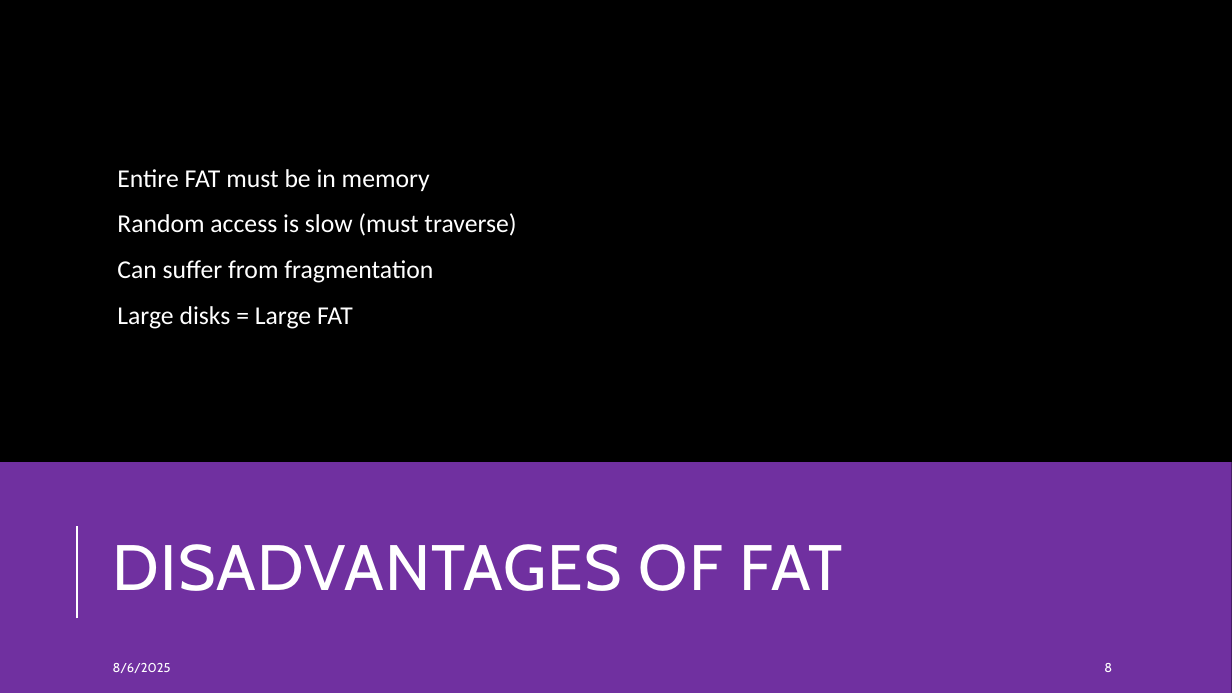
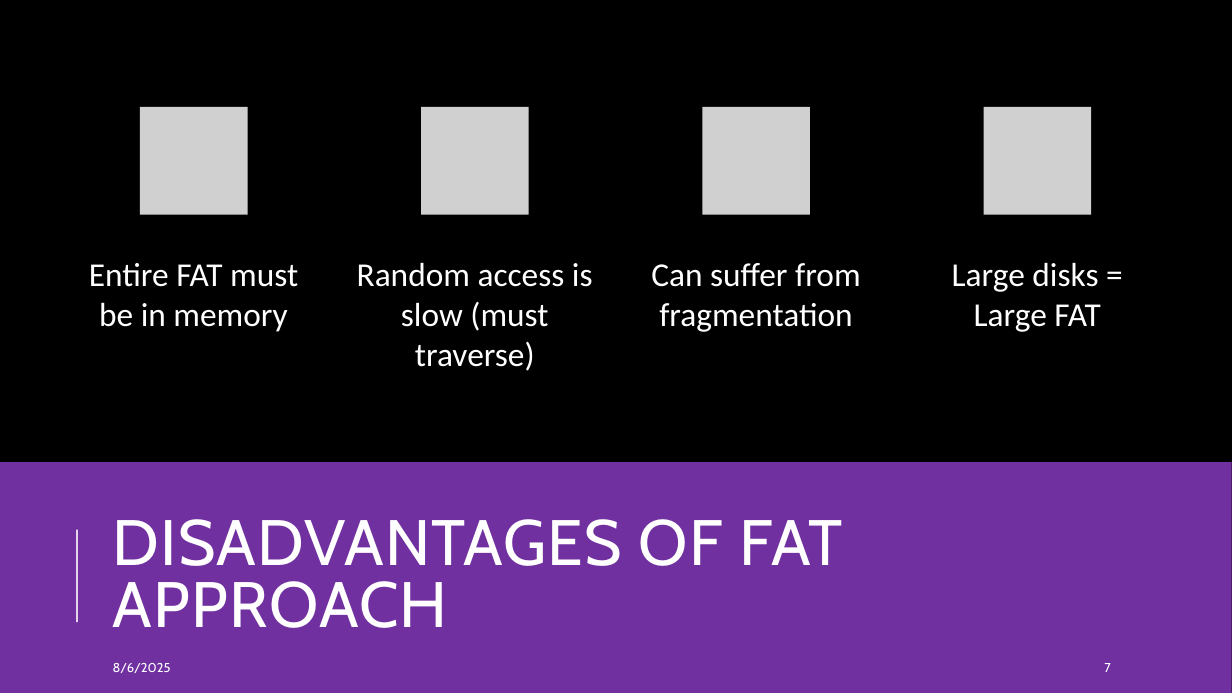
Before and after one commit to AyuTUL/IV, a slide deck: slide 7 of OS/Linked-List Allocation Using a Table in Memory.pptx (slide 8 before the commit). Drawn at 1232x693 pixels with LibreOffice and Linux fonts; fonts in the diff are those of the drawing; grey boxes stand for pictures. Boxes give left, top, right and bottom in pixels: in the first picture for what was removed or moved away, otherwise in the second. Text is boxed around its words. In the diff, an @@ line names an element or a change of style, - is before the commit and + after.

Commit message:
06aug2025

```diff
--- a/OS/Linked-List Allocation Using a Table in Memory.pptx
+++ b/OS/Linked-List Allocation Using a Table in Memory.pptx
@@ text removed at box(117, 169, 516, 329) @@
-  Entire FAT must be in memory
-  Random access is slow (must traverse)
-  Can suffer from fragmentation
-  Large disks = Large FAT
@@ group added at box(89, 107, 1100, 371): 4 pictures, 4 texts @@
+Entire FAT must be in memory
+Random access is slow (must traverse)
+Can suffer from fragmentation
+Large disks = Large FAT
@@ line moved from (77, 618) - (77, 526) to (77, 622) - (77, 530) @@
@@ title at box(113, 519, 843, 628): text changed @@
-DISADVANTAGES OF FAT
+DISADVANTAGES OF FAT APPROACH
@@ page number at box(1104, 663, 1110, 672): text changed @@
-8
+7
```
Also in this commit, not shown: 10 other slides changed, 1 slide removed.
